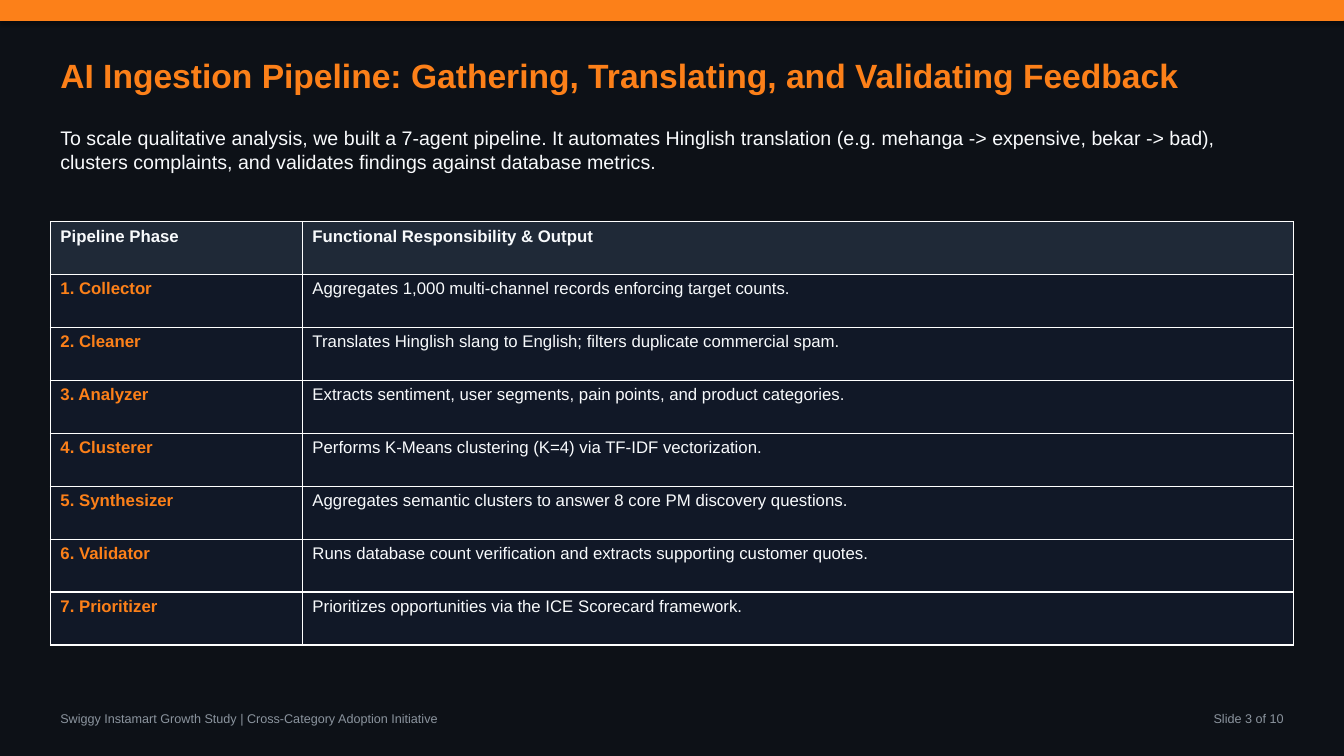
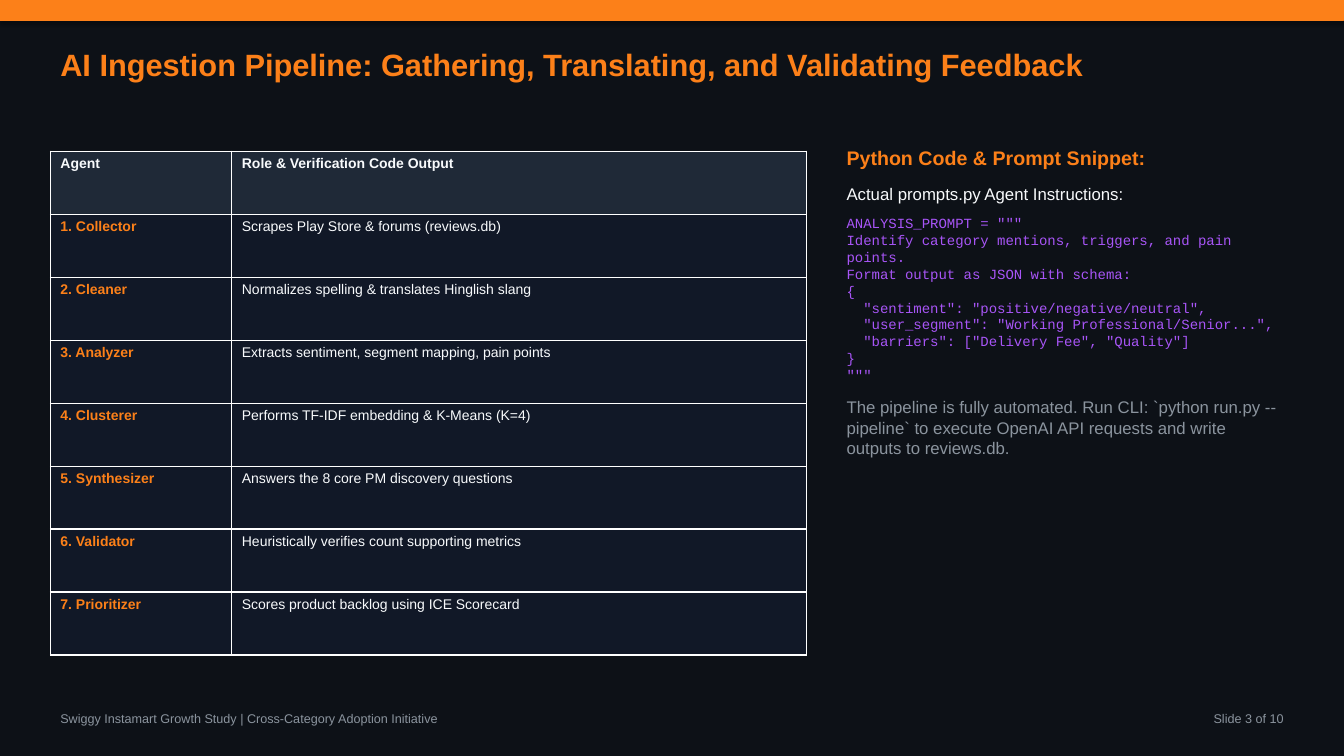
Before and after one commit to aashritamalviya1999/swiggy-instamart-discovery, a slide deck: slide 3 of NL Swiggy Instamart.pptx. Drawn at 1344x756 pixels with LibreOffice and Linux fonts; fonts in the diff are those of the drawing. Boxes give left, top, right and bottom in pixels: in the first picture for what was removed or moved away, otherwise in the second. Text is boxed around its words. In the diff, an @@ line names an element or a change of style, - is before the commit and + after.

Commit message:
Inject actual code, DB schema, prompting, and Hinglish translation snippets to PPTX slides

```diff
--- a/NL Swiggy Instamart.pptx
+++ b/NL Swiggy Instamart.pptx
@@ text "AI Ingestion Pipeline: Gathering, Translating, ...": place and size @@
-text "AI Ingestion Pipeline: Gathering, Translating, ..." at [60,63,1178,95]
+text "AI Ingestion Pipeline: Gathering, Translating, ..." at [60,53,1083,81]
@@ text "AI Ingestion Pipeline: Gathering, Translating, ..." at [60,53,1083,81]: size 24 to 22 pt @@
@@ text removed at [60,130,1214,173] @@
-To scale qualitative analysis, we built a 7-agent pipeline. It automates Hinglish translation (e.g. mehanga -> expensive, bekar -> bad), clusters complaints, and validates findings against database metrics.
@@ table at [50,151,807,655] @@
-row 1, column 1: Pipeline Phase
+row 1, column 1: Agent
-row 1, column 2: Functional Responsibility & Output
+row 1, column 2: Role & Verification Code Output
-row 2, column 2: Aggregates 1,000 multi-channel records enforcing target counts.
+row 2, column 2: Scrapes Play Store & forums (reviews.db)
-row 3, column 2: Translates Hinglish slang to English; filters duplicate commercial spam.
+row 3, column 2: Normalizes spelling & translates Hinglish slang
-row 4, column 2: Extracts sentiment, user segments, pain points, and product categories.
+row 4, column 2: Extracts sentiment, segment mapping, pain points
-row 5, column 2: Performs K-Means clustering (K=4) via TF-IDF vectorization.
+row 5, column 2: Performs TF-IDF embedding & K-Means (K=4)
-row 6, column 2: Aggregates semantic clusters to answer 8 core PM discovery questions.
+row 6, column 2: Answers the 8 core PM discovery questions
-row 7, column 2: Runs database count verification and extracts supporting customer quotes.
+row 7, column 2: Heuristically verifies count supporting metrics
-row 8, column 2: Prioritizes opportunities via the ICE Scorecard framework.
+row 8, column 2: Scores product backlog using ICE Scorecard
@@ size 12 to 10 pt in "1. Collector", "2. Cleaner", "3. Analyzer", "4. Clusterer" and 3 more places @@
@@ table: place and size @@
-table at [50,222,1294,645]
+table at [50,151,807,655]
@@ text added at [847,150,1274,458], 10 pt, text #A855F7 @@
+Python Code & Prompt Snippet:
+Actual prompts.py Agent Instructions:
+ANALYSIS_PROMPT = """
+Identify category mentions, triggers, and pain points.
+Format output as JSON with schema:
+{
+"sentiment": "positive/negative/neutral",
+"user_segment": "Working Professional/Senior...",
+"barriers": ["Delivery Fee", "Quality"]
+}
+"""
+The pipeline is fully automated. Run CLI: `python run.py --pipeline` to execute OpenAI API requests and write outputs to reviews.db.
```
Also in this commit, not shown: 8 other slides changed, 1 other file.
